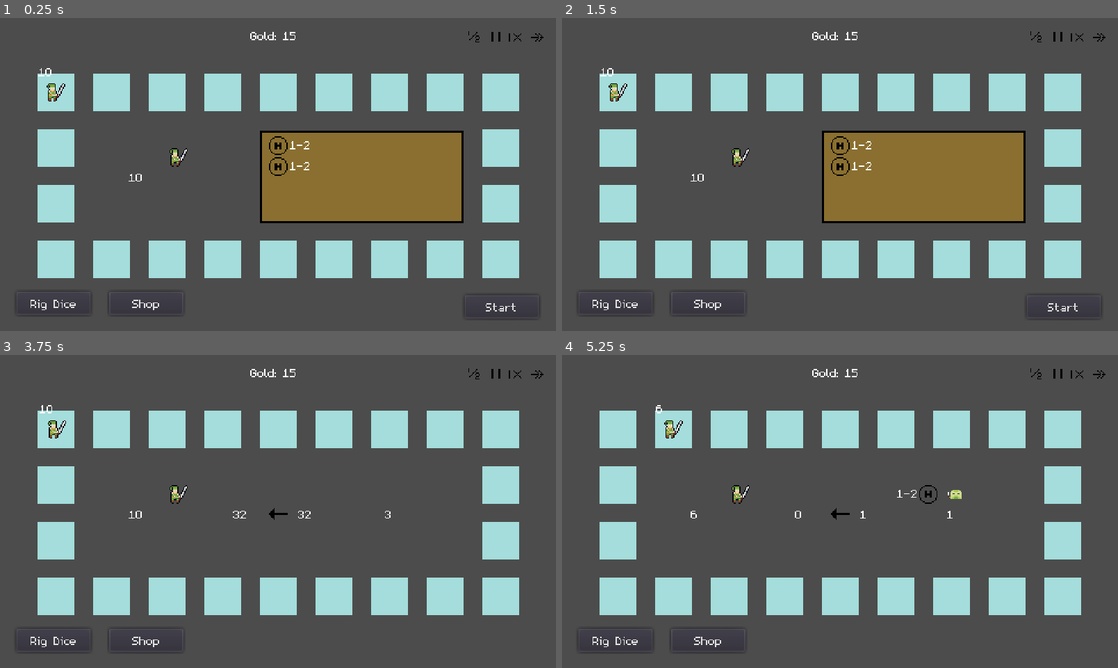
Above: before the commit, frames 1-4 (two rows, left to right).
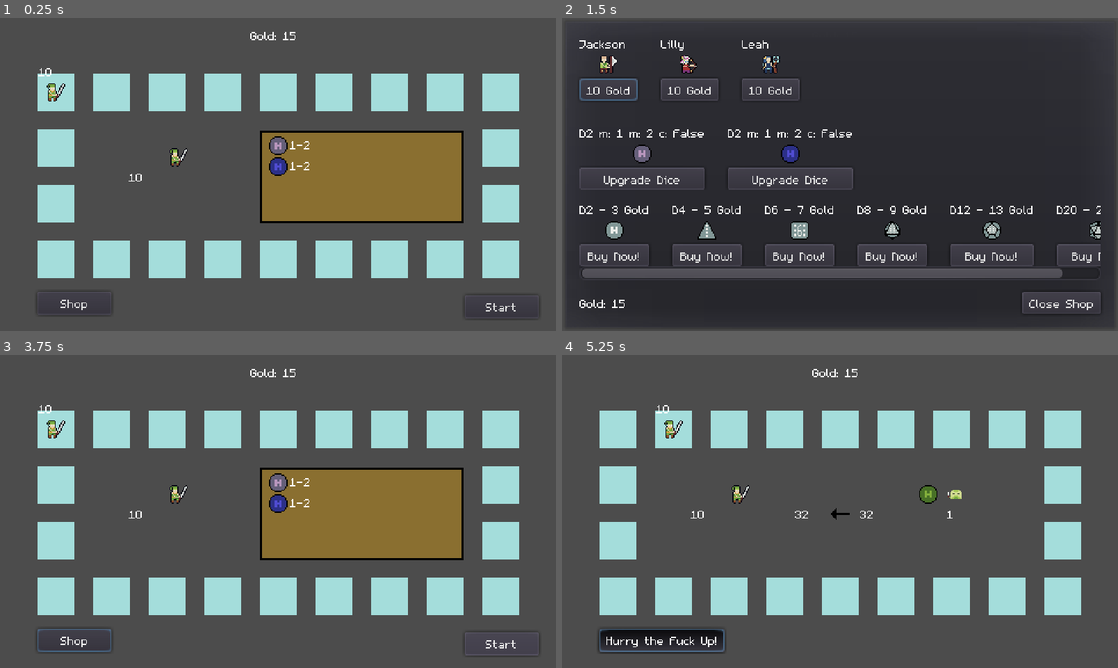
Above: after the commit, the same moments.

Repository: LaffertyDev/gmtk_2022_dice_heroes
Game: Godot game, scene res://game/game.tscn
The game is run twice, just before and just after one commit, with the same random seed, the same clock (stepped at 60 frames per second) and the same inputs.
Inputs (mouse positions are in pixels of both pictures, inside the frame that each line leads up to):
- Up to frame 1 (0.25 s): no input
- Up to frame 2 (1.5 s): click (617, 302) at 0.5 s, where only the run before the commit has a clickable "Rig Dice"; click (1056, 36) at 1.27 s
- Up to frame 3 (3.75 s): click (472, 373) at 2.02 s; click (533, 373) at 2.77 s; click "Start" at 3.5 s
- Up to frame 4 (5.25 s): click (1062, 642) at 4.25 s, where only the run after the commit has a clickable "Start"; click (662, 639) at 5 s, where only the run after the commit has a clickable "Hurry the Fuck Up!"

The runs differ from the first frame. In frame 1, 0.5% of the frame differs, in the area x 5-98%, y 4-94%; in frame 2, 83%, in the area x 0-100%, y 3-99%; in frame 3, 11%; in frame 4, 1.6%.

Commit message:
rework time haste in battle

Diff:
--- a/game/character_shop/character_shop.gd
+++ b/game/character_shop/character_shop.gd
@@ -56,6 +56,7 @@
 		var sprite_center_container = CenterContainer.new()
 		var dice_sprite = TextureRect.new()
 		dice_sprite.texture = dice_eligible_for_upgrade.get_dice_texture_resource()
+		dice_sprite.modulate = dice_eligible_for_upgrade.get_dice_modulation()
 
 		sprite_center_container.add_child(dice_sprite)
 		vbox_container.add_child(dice_label)
--- a/game/dice/dice.gd
+++ b/game/dice/dice.gd
@@ -50,14 +50,17 @@
 		maximum = 20
 	$Sprite.texture = get_dice_texture_resource()
 	$range_label.text = str(minimum) + "-" + str(maximum)
+	if !is_in_play:
+		$range_label.show()
 	if (!IsHeroDice):
+		$range_label.hide()
 		# for enemy dice, they need to be on the left
 		if (minimum < 10 && maximum < 10):
 			$range_label.rect_position.x = -19
 		else:
 			$range_label.rect_position.x = -32
-	if !is_in_play:
-		$range_label.show()
+
+	$Sprite.modulate = Color(randf(), randf(), randf())
 
 
 func get_dice_texture_resource():
@@ -155,3 +158,6 @@
 
 func set_collision_disabled(is_disabled):
 	$mouse_collision_shape.disabled = is_disabled
+
+func get_dice_modulation():
+	return $Sprite.modulate
--- a/game/dice_shop/dice_shop.gd
+++ b/game/dice_shop/dice_shop.gd
@@ -16,6 +16,7 @@
 func _on_about_to_show():
 	_set_available_gold(get_available_gold())
 	_get_dice_sprite().texture = dice_being_upgraded.get_dice_texture_resource()
+	_get_dice_sprite().modulate = dice_being_upgraded.get_dice_modulation()
 	_get_raise_minimum_button().text = "Increase Minimum (" + str(raise_minimum_cost) + " Gold) (Currently: " + str(dice_being_upgraded.minimum) + ")"
 	_get_raise_maximum_button().text = "Increase Maximum (" + str(raise_maximum_cost) + " Gold) (Currently: " + str(dice_being_upgraded.maximum) + ")"
 	_get_can_crit_button().text = "Empower Critical (" + str(empower_critical_cost) + "Gold) (Currently: " + str(dice_being_upgraded.can_crit) + ")"
--- a/game/game.gd
+++ b/game/game.gd
@@ -39,9 +39,11 @@
 func show_dice_shop(dice):
 	$dice_shop.reveal_with_dice(dice)
 
-func _on_button_rig_dice_pressed():
-	print("Rig the next battle tick")
-	pass
+func _on_button_ability_hurry_pressed():
+	if ($button_ability_hurry.pressed):
+		$timer_battle_tick.wait_time = 0.25
+	else:
+		$timer_battle_tick.wait_time = 1
 
 func _on_timer_battle_tick_timeout():
 	print("Battle Tick - Roll Dice")
@@ -70,30 +72,6 @@
 		_handle_heroes_died()
 	elif enemy_life_total == 0:
 		_handle_enemies_died()
-
-
-func _on_battle_speed_pause_pressed():
-	print("Battle Speed - Paused")
-	$timer_battle_tick.paused = true
-	pass
-
-func _on_battle_speed_slow_pressed():
-	print("Battle Speed - Slow")
-	$timer_battle_tick.paused = false
-	$timer_battle_tick.wait_time = 4
-	pass
-
-func _on_battle_speed_normal_pressed():
-	print("Battle Speed - normal")
-	$timer_battle_tick.paused = false
-	$timer_battle_tick.wait_time = 1
-	pass
-
-func _on_battle_speed_fast_pressed():
-	print("Battle Speed - Fast")
-	$timer_battle_tick.paused = false
-	$timer_battle_tick.wait_time = 0.25
-	pass
 
 func _set_hero_damage(damage):
 	$hero_damage_sum.text = str(damage)
@@ -143,6 +121,8 @@
 	$damage_indicator.show()
 	$hero_damage_sum.show()
 	$enemy_damage_sum.show()
+	$button_shop.hide()
+	$button_ability_hurry.show()
 	$dice_tray.hide()
 	var heroes_dices = get_tree().get_nodes_in_group("heroes_dice")
 	for heroes_dice in heroes_dices:
@@ -159,6 +139,8 @@
 	$hero_damage_sum.hide()
 	$enemy_damage_sum.hide()
 	$button_start_adventure.show()
+	$button_ability_hurry.hide()
+	$button_shop.show()
 	$dice_tray.show()
 	var heroes_dices = get_tree().get_nodes_in_group("heroes_dice")
 	for heroes_dice in heroes_dices:
--- a/game/game.tscn
+++ b/game/game.tscn
@@ -1,14 +1,10 @@
-[gd_scene load_steps=13 format=2]
+[gd_scene load_steps=9 format=2]
 
 [ext_resource path="res://game/board/board.tscn" type="PackedScene" id=1]
 [ext_resource path="res://game/heroes/hero.tscn" type="PackedScene" id=2]
 [ext_resource path="res://game/enemies/enemy_spawner.tscn" type="PackedScene" id=3]
 [ext_resource path="res://game/assets/damage_indicator..png" type="Texture" id=5]
 [ext_resource path="res://game/game.gd" type="Script" id=6]
-[ext_resource path="res://game/assets/user_interface/battle_speed_pause.png" type="Texture" id=7]
-[ext_resource path="res://game/assets/user_interface/battle_speed_1x.png" type="Texture" id=8]
-[ext_resource path="res://game/assets/user_interface/battle_speed_slow.png" type="Texture" id=9]
-[ext_resource path="res://game/assets/user_interface/battle_speed_2x.png" type="Texture" id=10]
 [ext_resource path="res://game/dice/dice_tray.tscn" type="PackedScene" id=11]
 [ext_resource path="res://game/character_shop/character_shop.tscn" type="PackedScene" id=12]
 [ext_resource path="res://game/dice_shop/dice_shop.tscn" type="PackedScene" id=13]
@@ -49,17 +45,18 @@
 margin_bottom = 259.0
 text = "Start"
 
-[node name="button_rig_dice" type="Button" parent="."]
-margin_left = 14.0
+[node name="button_ability_hurry" type="Button" parent="."]
+margin_left = 32.0
 margin_top = 236.0
-margin_right = 78.0
+margin_right = 140.0
 margin_bottom = 256.0
-text = "Rig Dice"
+toggle_mode = true
+text = "Hurry the Fuck Up!"
 
 [node name="button_shop" type="Button" parent="."]
-margin_left = 94.0
+margin_left = 32.0
 margin_top = 236.0
-margin_right = 158.0
+margin_right = 96.0
 margin_bottom = 256.0
 text = "Shop"
 
@@ -97,34 +94,6 @@
 
 [node name="timer_battle_tick" type="Timer" parent="."]
 
-[node name="battle_speed_pause" type="TextureButton" parent="."]
-margin_left = 420.0
-margin_top = 8.0
-margin_right = 436.0
-margin_bottom = 24.0
-texture_normal = ExtResource( 7 )
-
-[node name="battle_speed_slow" type="TextureButton" parent="."]
-margin_left = 401.0
-margin_top = 8.0
-margin_right = 417.0
-margin_bottom = 24.0
-texture_normal = ExtResource( 9 )
-
-[node name="battle_speed_normal" type="TextureButton" parent="."]
-margin_left = 436.0
-margin_top = 8.0
-margin_right = 452.0
-margin_bottom = 24.0
-texture_normal = ExtResource( 8 )
-
-[node name="battle_speed_fast" type="TextureButton" parent="."]
-margin_left = 455.0
-margin_top = 8.0
-margin_right = 471.0
-margin_bottom = 24.0
-texture_normal = ExtResource( 10 )
-
 [node name="character_shop" parent="." instance=ExtResource( 12 )]
 visible = false
 
@@ -155,13 +124,9 @@
 [connection signal="final_zone_completed" from="board" to="." method="_on_board_final_zone_completed"]
 [connection signal="new_zone_entered" from="board" to="." method="_on_board_new_zone_entered"]
 [connection signal="pressed" from="button_start_adventure" to="." method="_on_button_start_adventure_pressed"]
-[connection signal="pressed" from="button_rig_dice" to="." method="_on_button_rig_dice_pressed"]
+[connection signal="pressed" from="button_ability_hurry" to="." method="_on_button_ability_hurry_pressed"]
 [connection signal="pressed" from="button_shop" to="." method="_on_button_shop_pressed"]
 [connection signal="timeout" from="timer_battle_tick" to="." method="_on_timer_battle_tick_timeout"]
-[connection signal="pressed" from="battle_speed_pause" to="." method="_on_battle_speed_pause_pressed"]
-[connection signal="pressed" from="battle_speed_slow" to="." method="_on_battle_speed_slow_pressed"]
-[connection signal="pressed" from="battle_speed_normal" to="." method="_on_battle_speed_normal_pressed"]
-[connection signal="pressed" from="battle_speed_fast" to="." method="_on_battle_speed_fast_pressed"]
 [connection signal="purchased_dice" from="character_shop" to="." method="_on_character_shop_purchased_dice"]
 [connection signal="purchased_hero" from="character_shop" to="." method="_on_character_shop_purchased_hero"]
 [connection signal="upgraded_dice" from="dice_shop" to="." method="_on_dice_shop_upgraded_dice"]
Binary file changed: game/assets/dice/dice_d12.png
Binary file changed: game/assets/dice/dice_d2.png
Binary file changed: game/assets/dice/dice_d20.png
Binary file changed: game/assets/dice/dice_d4.png
Binary file changed: game/assets/dice/dice_d6.png
Binary file changed: game/assets/dice/dice_d8.png
Not shown, changed: game/.DS_Store
Not shown, changed: game/assets/.DS_Store
